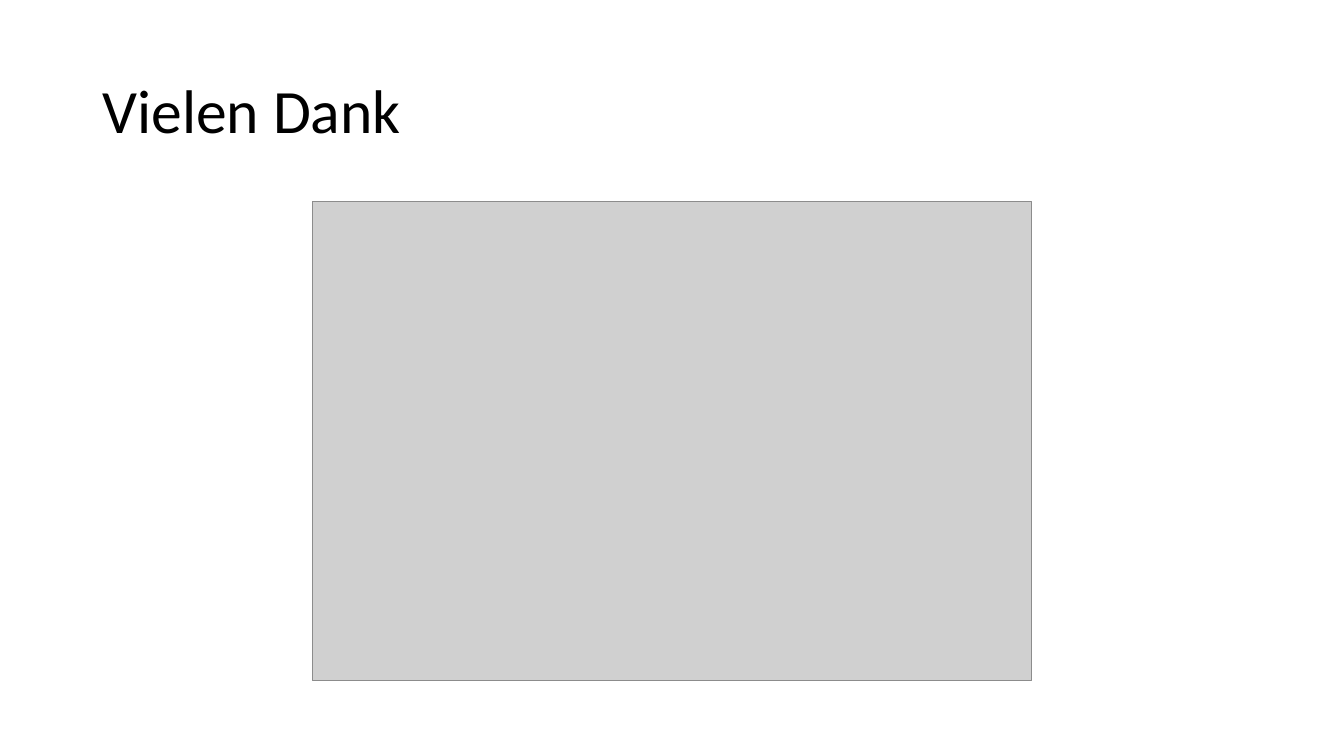
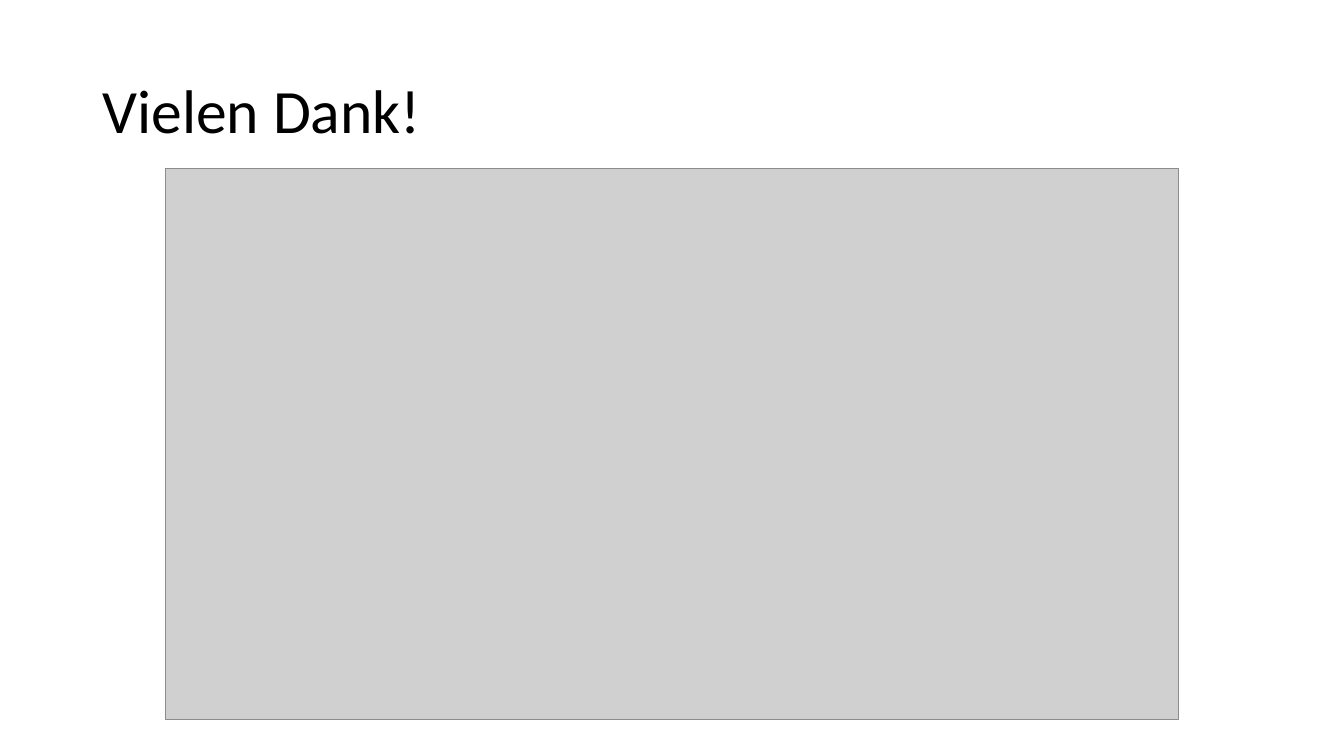
Before and after one commit to Helli/IsabelleBasicNumericalProofs, a slide deck: slide 19 of Vortrag.pptx. Drawn at 1344x756 pixels with LibreOffice and Linux fonts; fonts in the diff are those of the drawing; grey boxes stand for pictures. Boxes give left, top, right and bottom in pixels: in the first picture for what was removed or moved away, otherwise in the second. Text is boxed around its words. In the diff, an @@ line names an element or a change of style, - is before the commit and + after.

```diff
--- a/Vortrag.pptx
+++ b/Vortrag.pptx
@@ title at bbox=[102, 90, 421, 134]: text changed @@
-Vielen Dank
+Vielen Dank!
@@ picture: place and size @@
-picture at bbox=[313, 202, 1032, 682]
+picture at bbox=[165, 168, 1179, 720]
```
Also in this commit, not shown: 6 other slides changed, 1 slide removed.
